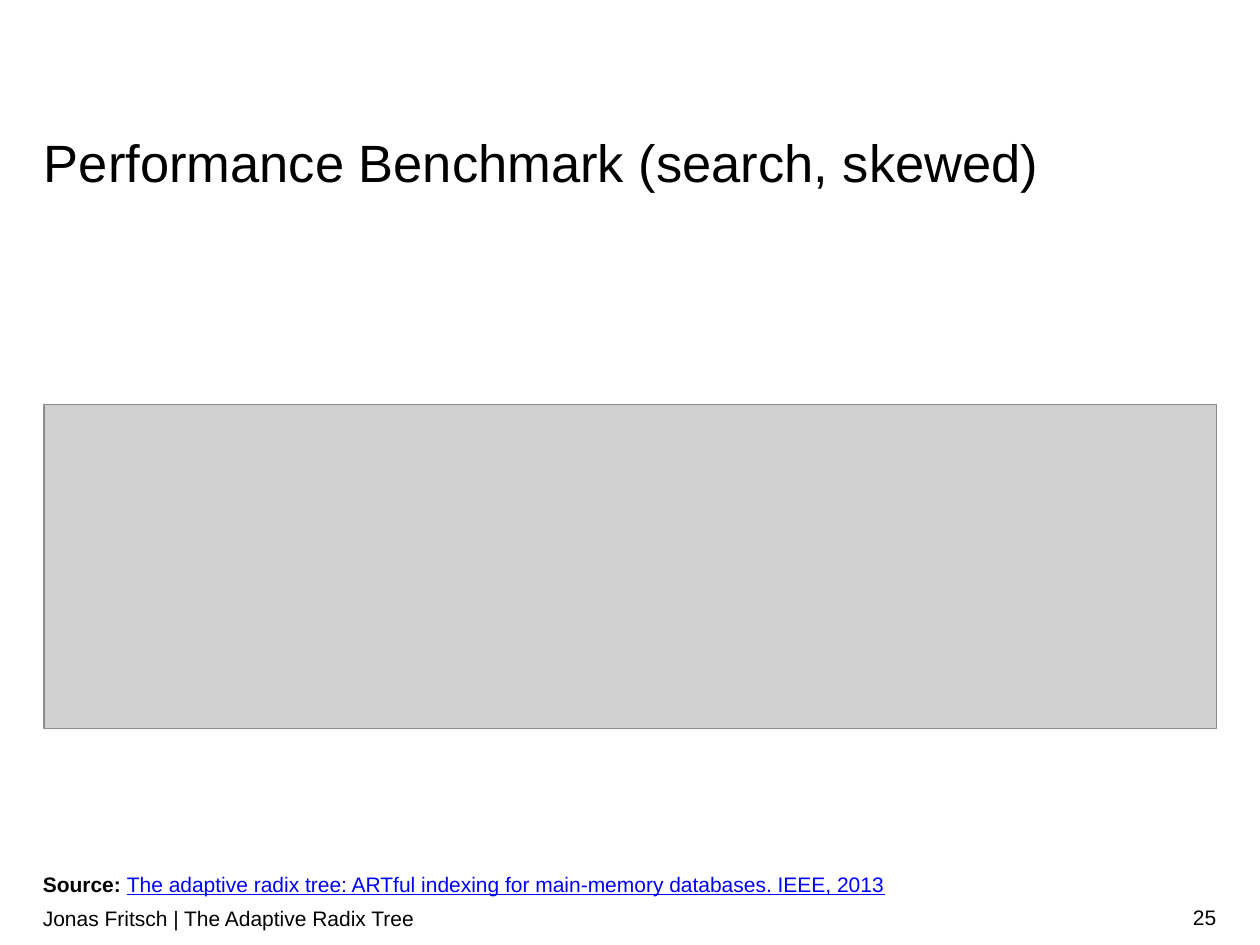
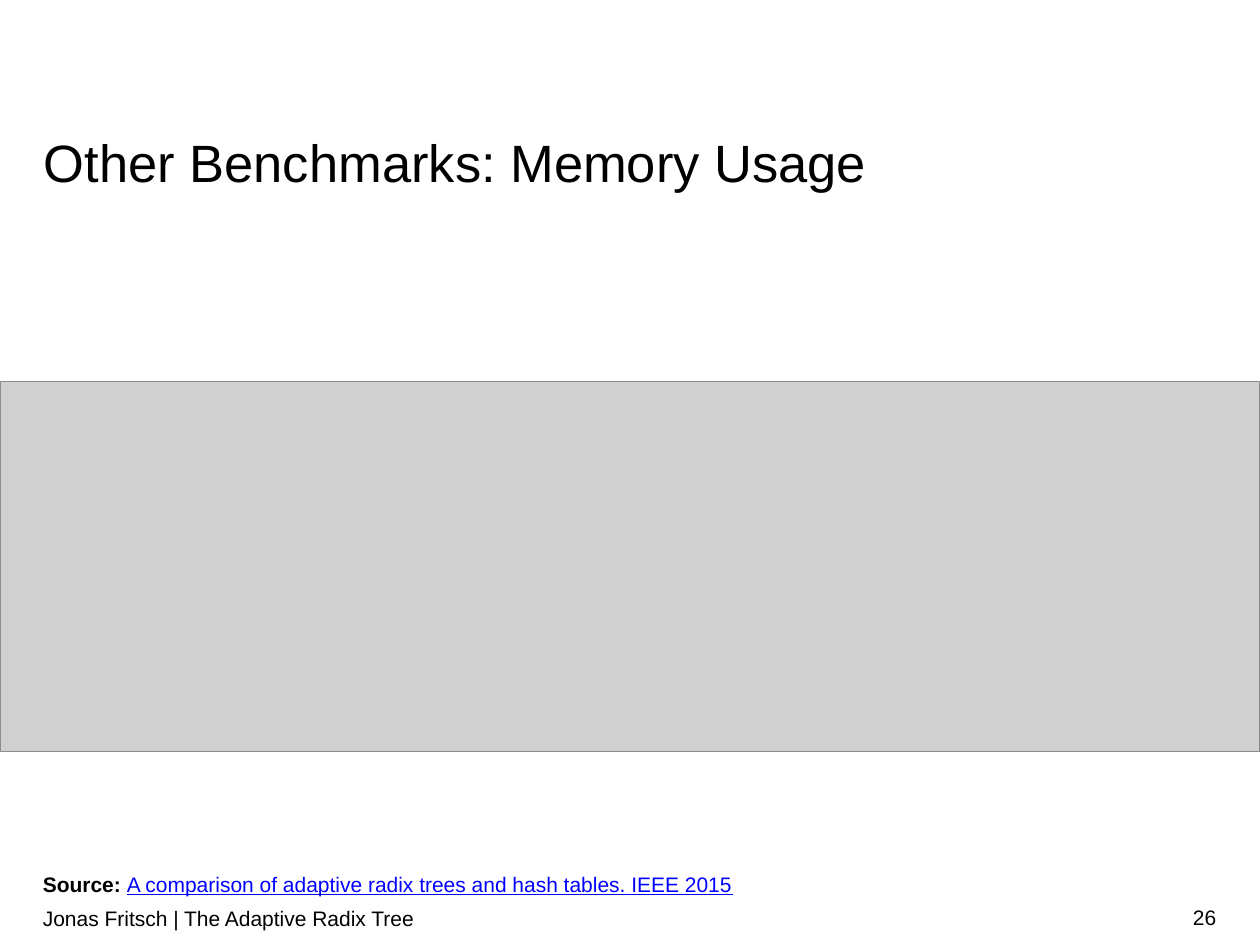
Before and after one commit to atalantus/The-Adaptive-Radix-Tree, a slide deck: slide 26 of Presentation/The Adaptive Radix Tree.pptx (slide 25 before the commit). Drawn at 1260x945 pixels with LibreOffice and Linux fonts; fonts in the diff are those of the drawing; grey boxes stand for pictures; background and template pictures are left out. Boxes give left, top, right and bottom in pixels: in the first picture for what was removed or moved away, otherwise in the second. Text is boxed around its words. In the diff, an @@ line names an element or a change of style, - is before the commit and + after.

```diff
--- a/Presentation/The Adaptive Radix Tree.pptx
+++ b/Presentation/The Adaptive Radix Tree.pptx
@@ title at (44, 144, 866, 193): text changed @@
-Performance Benchmark (search, skewed)
+Other Benchmarks: Memory Usage
@@ picture: place and size @@
-picture at (44, 404, 1217, 730)
+picture at (1, 382, 1260, 751)
@@ text at (43, 876, 732, 896): text changed @@
-Source: The adaptive radix tree: ARTful indexing for main-memory databases. IEEE, 2013
+Source: A comparison of adaptive radix trees and hash tables. IEEE 2015
@@ page number at (1193, 910, 1216, 926): text changed @@
-25
+26
```
Also in this commit, not shown: 5 other slides changed, 3 other files.
